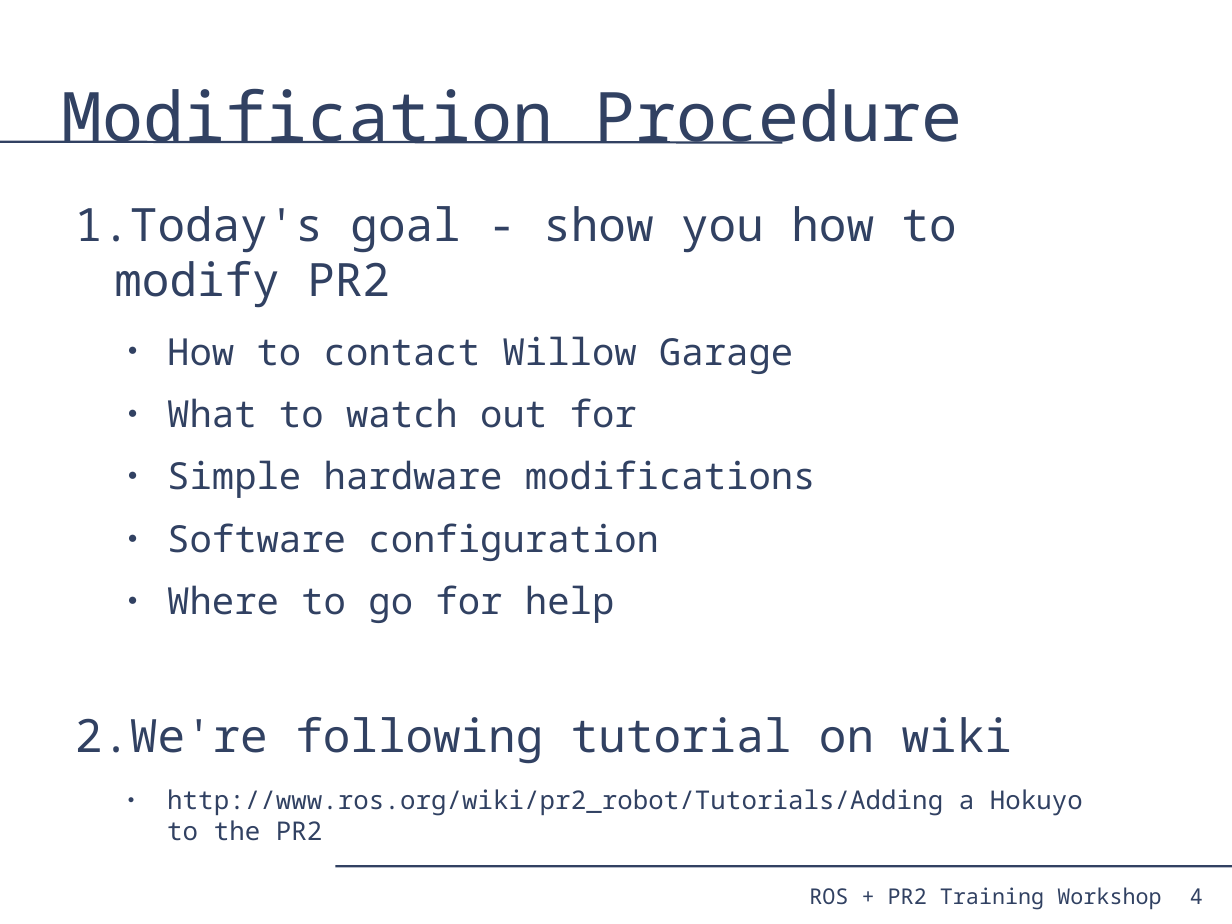
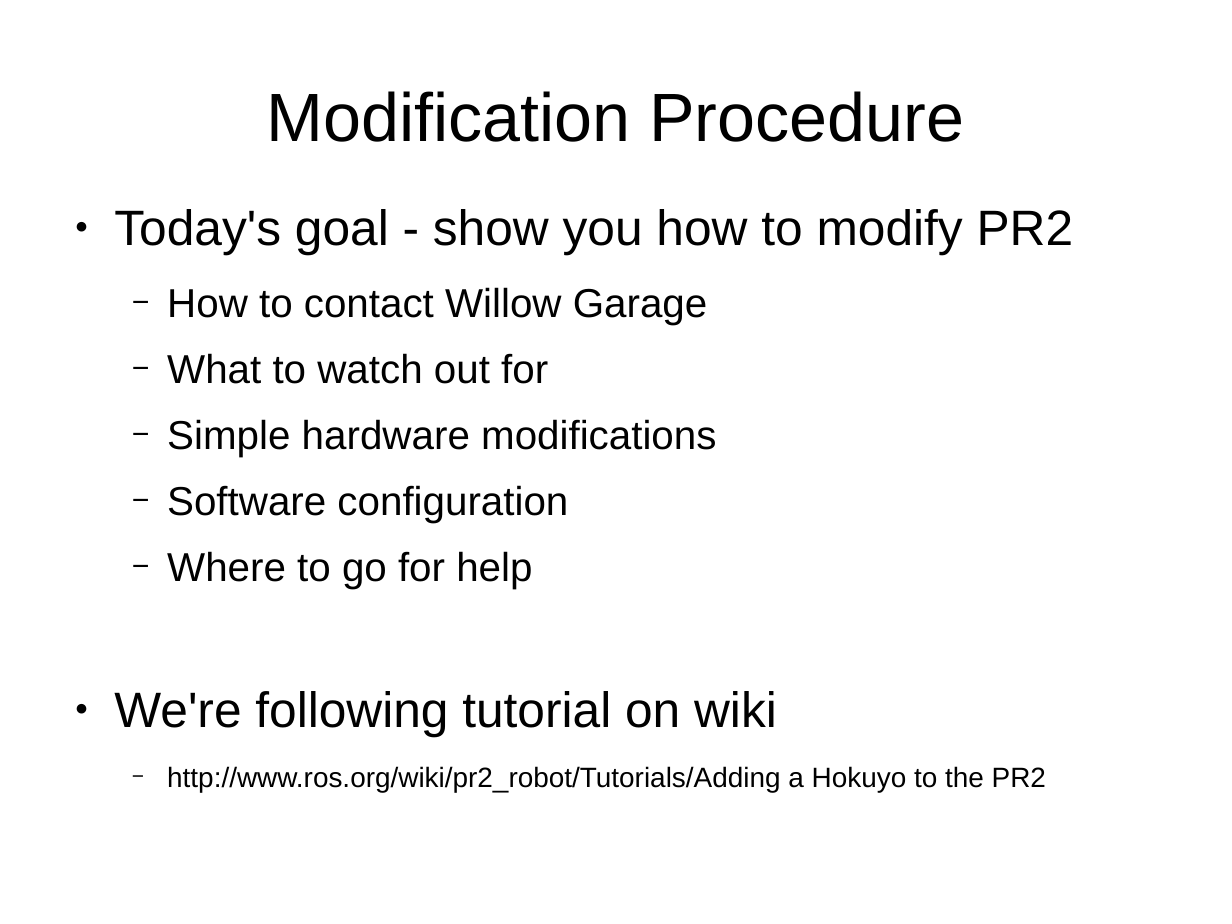
Before and after one commit to PR2/pr2_docs, a slide deck: slide 4 of pr2_training_workshop/modifying_pr2/adding_sensor.odp. Drawn at 1232x924 pixels with LibreOffice and Linux fonts; fonts in the diff are those of the drawing. Boxes give left, top, right and bottom in pixels: in the first picture for what was removed or moved away, otherwise in the second. Text is boxed around its words. In the diff, an @@ line names an element or a change of style, - is before the commit and + after.

```diff
--- a/pr2_training_workshop/modifying_pr2/adding_sensor.odp
+++ b/pr2_training_workshop/modifying_pr2/adding_sensor.odp
@@ title "Modification Procedure" at [266, 91, 964, 142]: font Noto Sans Mono to Arial, text colour #314162 to #000000; alignment left to centre @@
@@ line removed from (0, 142) to (783, 142) @@
@@ text "Today's goal - show you ..." at [114, 209, 1074, 792]: size 29.6 to 32 pt in "Today's goal - show you how to ...", "We're following tutorial on wiki"; font Noto Sans Mono to Arial, text colour #314162 to #000000; size 24.1 to 26 pt in "How to contact Willow Garage", "What to watch out for", "Simple hardware modifications", "Software configuration" and 1 more places; size 16.6 to 18 pt in "http://www.ros.org/wiki/pr2_robot/Tutorials/Adding a Hokuyo  ..."; bullet 1. to ●; bullet colour #314162 to #000000; bullet ● to − @@
@@ line removed from (335, 866) to (1232, 866) @@
@@ text removed at [809, 887, 1161, 910] @@
-ROS + PR2 Training Workshop
@@ page number removed at [1190, 888, 1203, 904] @@
-4
```
Also in this commit, not shown: 13 other slides changed, 4 slides added, 1 slide removed.
